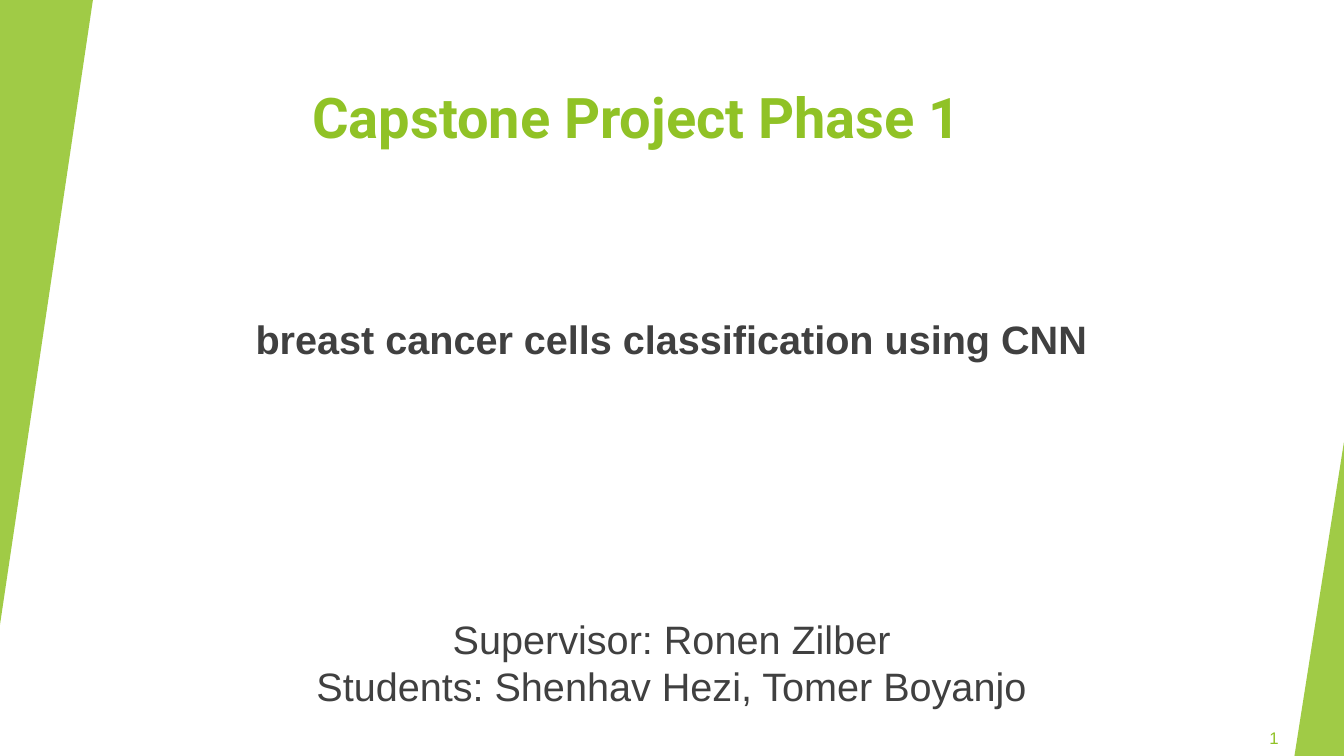
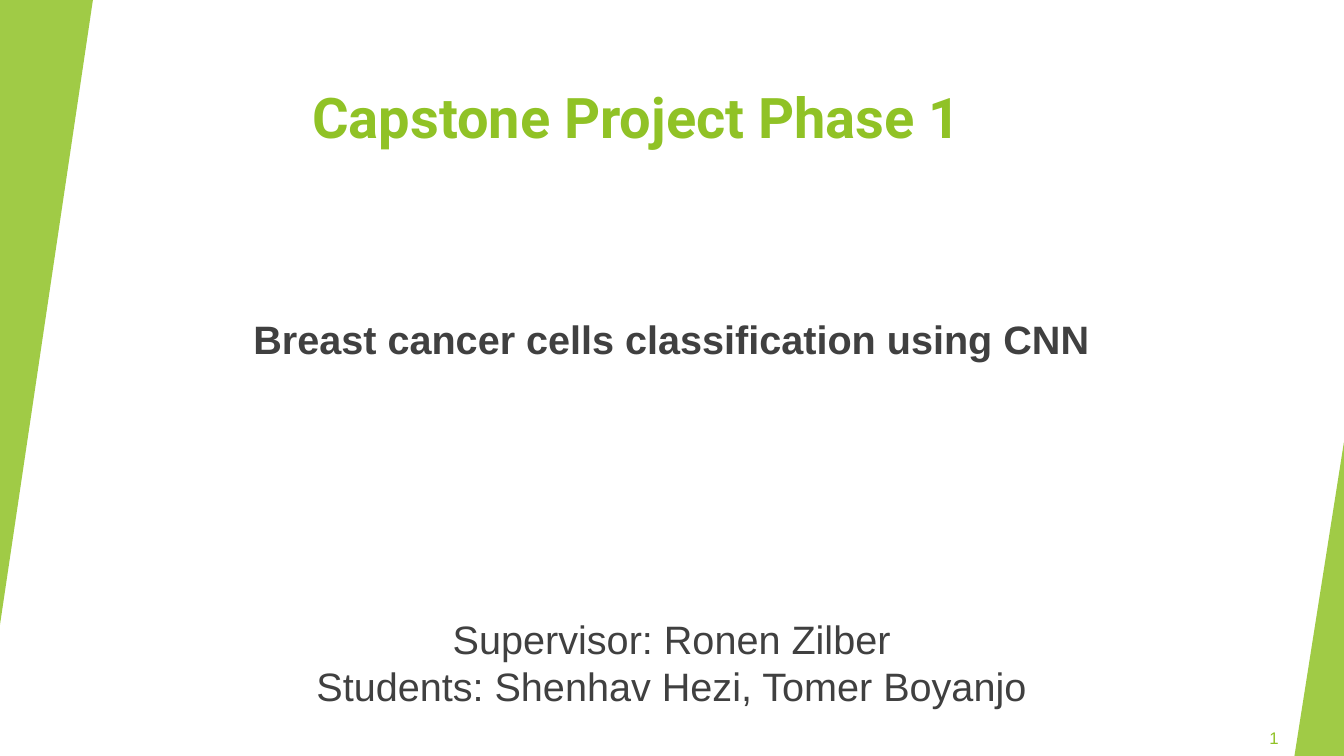
Before and after one commit to Shenhav26/Final_project, a slide deck: slide 1 of capstone project phase A.pptx. Drawn at 1344x756 pixels with LibreOffice and Linux fonts; fonts in the diff are those of the drawing. Boxes give left, top, right and bottom in pixels: in the first picture for what was removed or moved away, otherwise in the second. Text is boxed around its words. In the diff, an @@ line names an element or a change of style, - is before the commit and + after.

```diff
--- a/capstone project phase A.pptx
+++ b/capstone project phase A.pptx
@@ text at (253, 325, 1089, 362): text changed @@
-breast cancer cells classification using CNN
+Breast cancer cells classification using CNN
```
Also in this commit, not shown: 11 other slides changed, 3 slides added.
